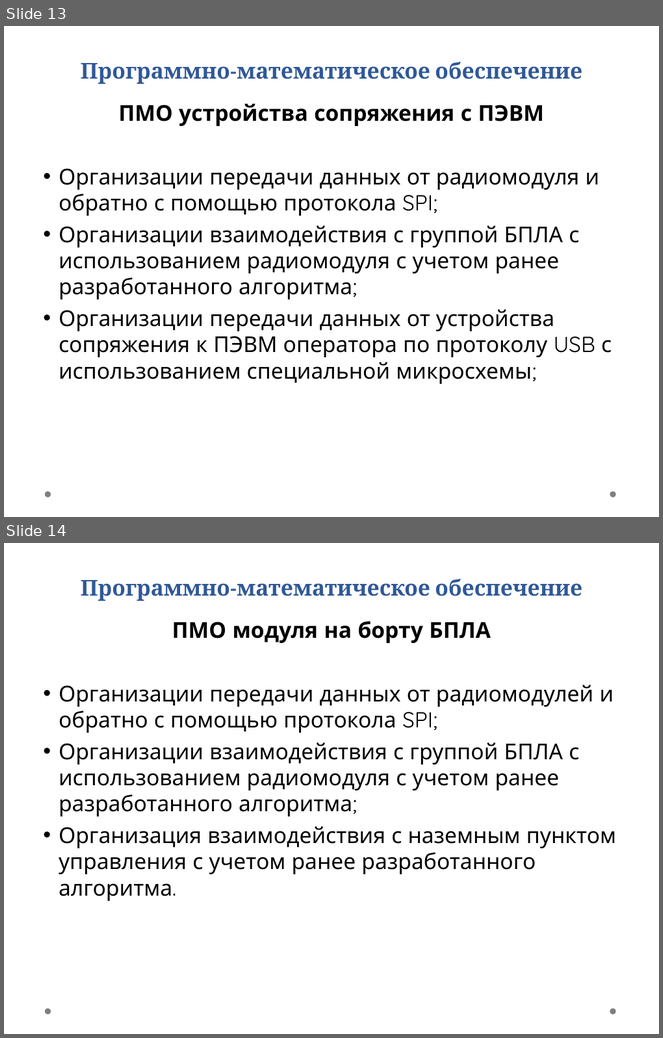
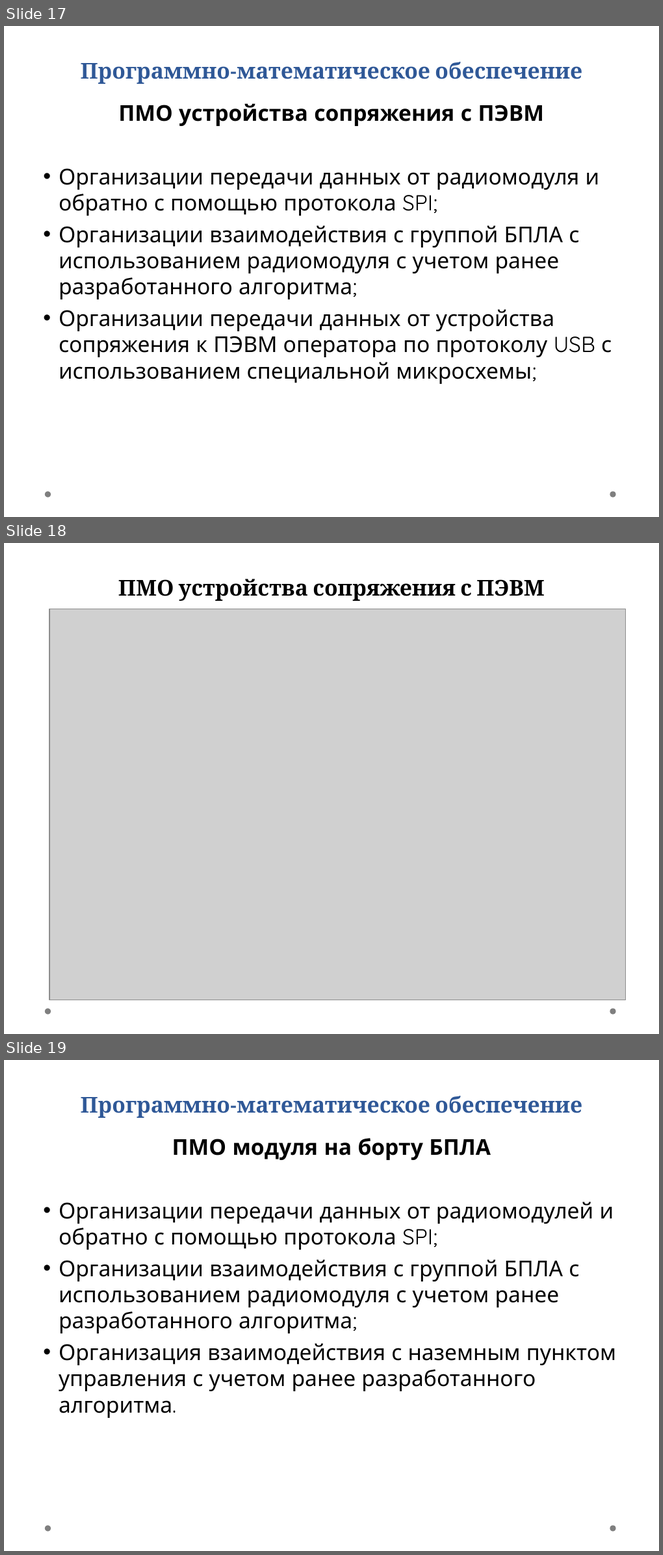
Before and after one commit to Farades/diplom, a slide deck: doc/Мацепура.ppt. Shown one above the other, each under a label of ours: slides 13 and 14 before the commit, slides 17, 18 and 19 after it. The pictures are 663x1038 and 663x1555 pixels, drawn with LibreOffice and Linux fonts; fonts in the diff are those of the drawing; grey boxes stand for pictures; background and template pictures are left out. Boxes give left, top, right and bottom in pixels: in the first picture for what was removed or moved away, otherwise in the second. Text is boxed around its words. In the diff, an @@ line names an element or a change of style, - is before the commit and + after.

```diff
--- a/doc/Мацепура.ppt
+++ b/doc/Мацепура.ppt
@@ slide 18 added at bbox=[4, 543, 659, 1034], background picture (left out); not listed: 2 template elements that a slide beside it also shows @@
@@ title added at bbox=[118, 579, 545, 601], 24 pt, text #000000, bold @@
+ПМО устройства сопряжения с ПЭВМ
@@ picture added at bbox=[50, 609, 625, 1001] @@
@@ what was slide 13 is now slide 17 @@
@@ what was slide 14 is now slide 19 @@
```
Also in this commit, not shown: 2 slides changed, 6 other slides added, 1 slide removed, 4 other files.
